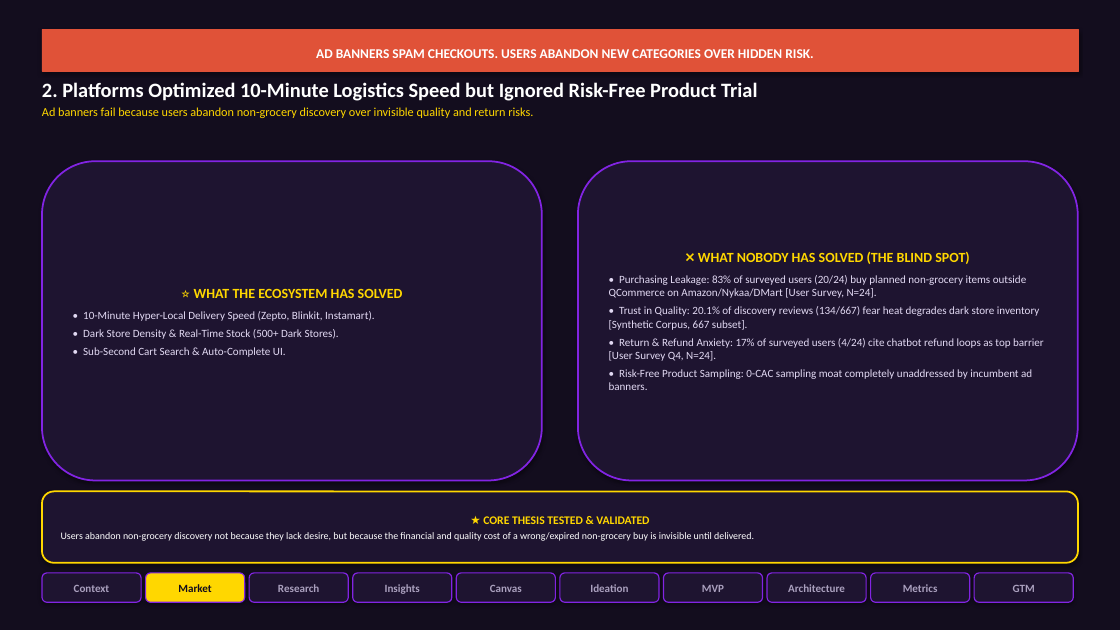
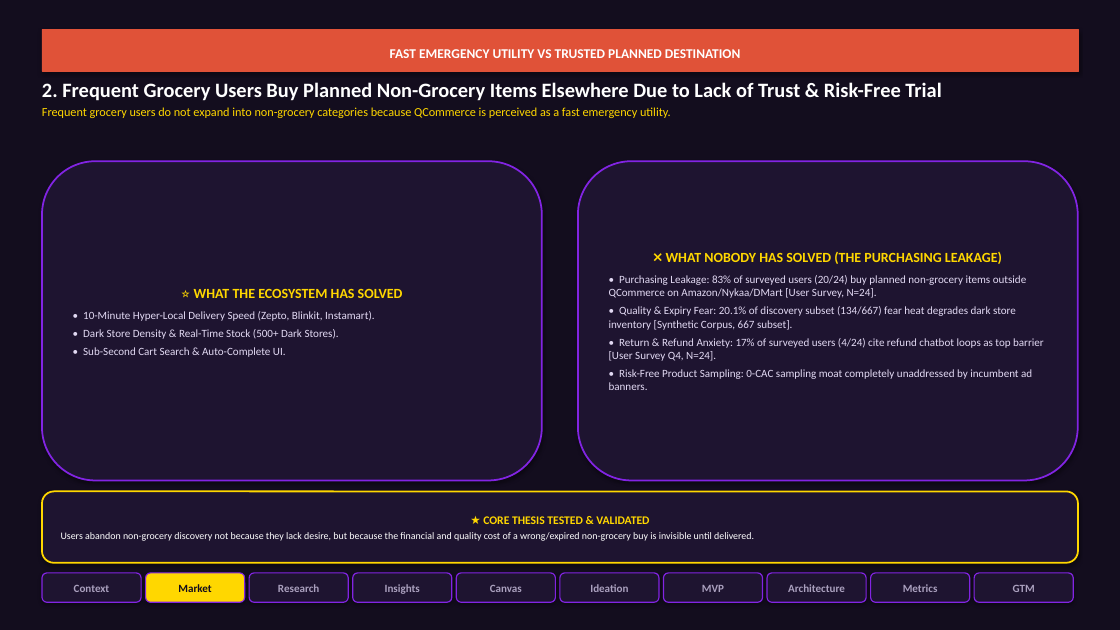
Before and after one commit to akhyashukla03/zeptomvp, a slide deck: slide 2 of NL_Zepto_Growth_PM_Graduation_Project.pptx. Drawn at 1120x630 pixels with LibreOffice and Linux fonts; fonts in the diff are those of the drawing. Boxes give left, top, right and bottom in pixels: in the first picture for what was removed or moved away, otherwise in the second. Text is boxed around its words. In the diff, an @@ line names an element or a change of style, - is before the commit and + after.

Commit message:
Refine story positioning to trust-led de-risked category discovery across deck and portal

```diff
--- a/NL_Zepto_Growth_PM_Graduation_Project.pptx
+++ b/NL_Zepto_Growth_PM_Graduation_Project.pptx
@@ text in rectangle at (390,49,740,58): text changed @@
-AD BANNERS SPAM CHECKOUTS. USERS ABANDON NEW CATEGORIES OVER HIDDEN RISK.
+FAST EMERGENCY UTILITY VS TRUSTED PLANNED DESTINATION
@@ text at (42,82,941,118): text changed @@
-2. Platforms Optimized 10-Minute Logistics Speed but Ignored Risk-Free Product Trial
-Ad banners fail because users abandon non-grocery discovery over invisible quality and return risks.
+2. Frequent Grocery Users Buy Planned Non-Grocery Items Elsewhere Due to Lack of Trust & Risk-Free Trial
+Frequent grocery users do not expand into non-grocery categories because QCommerce is perceived as a fast emergency utility.
@@ text in rounded rectangle at (666,252,1002,264): text changed @@
-❌ WHAT NOBODY HAS SOLVED (THE BLIND SPOT)
+❌ WHAT NOBODY HAS SOLVED (THE PURCHASING LEAKAGE)
@@ text in rounded rectangle at (609,306,1044,361): text changed @@
-• Trust in Quality: 20.1% of discovery reviews (134/667) fear heat degrades dark store inventory [Synthetic Corpus, 667 subset].
-• Return & Refund Anxiety: 17% of surveyed users (4/24) cite chatbot refund loops as top barrier [User Survey Q4, N=24].
+• Quality & Expiry Fear: 20.1% of discovery subset (134/667) fear heat degrades dark store inventory [Synthetic Corpus, 667 subset].
+• Return & Refund Anxiety: 17% of surveyed users (4/24) cite refund chatbot loops as top barrier [User Survey Q4, N=24].
```
Also in this commit, not shown: 7 other slides changed, 5 other files.
